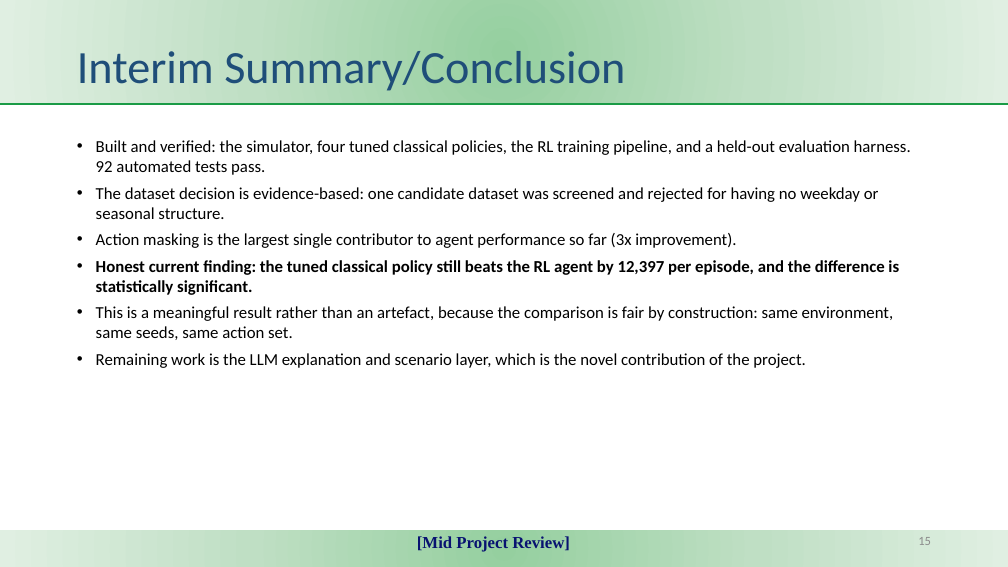
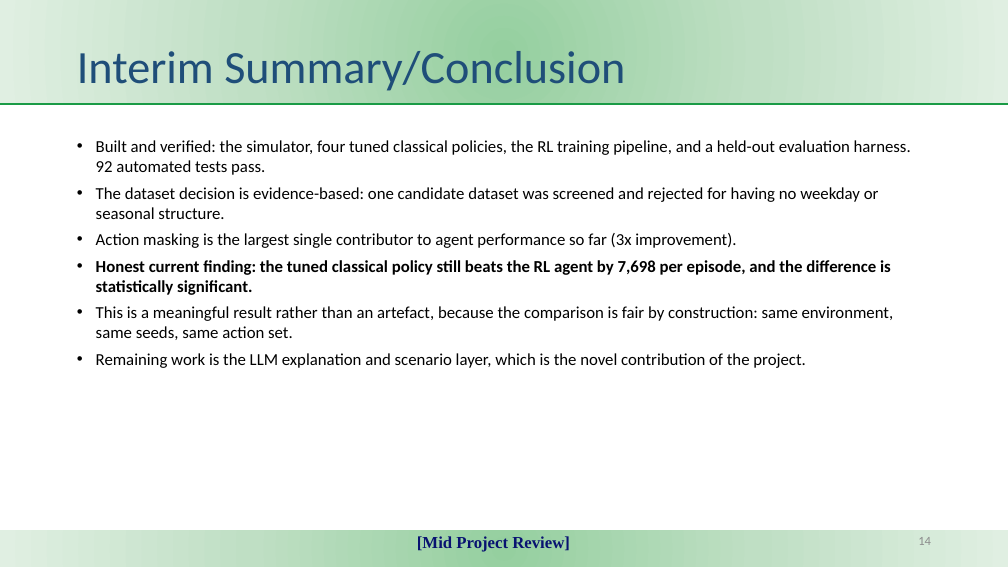
Before and after one commit to KJSK-Koushik/Supply-AI-RL-Explainable-supply-chain-Optimisation, a slide deck: slide 14 of reports/SupplyAI-RL_Mid_Project_Review.pptx (slide 15 before the commit). Drawn at 1008x567 pixels with LibreOffice and Linux fonts; fonts in the diff are those of the drawing. Boxes give left, top, right and bottom in pixels: in the first picture for what was removed or moved away, otherwise in the second. Text is boxed around its words. In the diff, an @@ line names an element or a change of style, - is before the commit and + after.

```diff
--- a/reports/SupplyAI-RL_Mid_Project_Review.pptx
+++ b/reports/SupplyAI-RL_Mid_Project_Review.pptx
@@ text at bbox=[96, 260, 891, 295]: text changed @@
-• Honest current finding: the tuned classical policy still beats the RL agent by 12,397 per episode, and the difference is statistically significant.
+• Honest current finding: the tuned classical policy still beats the RL agent by 7,698 per episode, and the difference is statistically significant.
@@ page number at bbox=[918, 537, 931, 545]: text changed @@
-15
+14
```
Also in this commit, not shown: 7 other slides changed, 1 slide removed, 5 other files.
